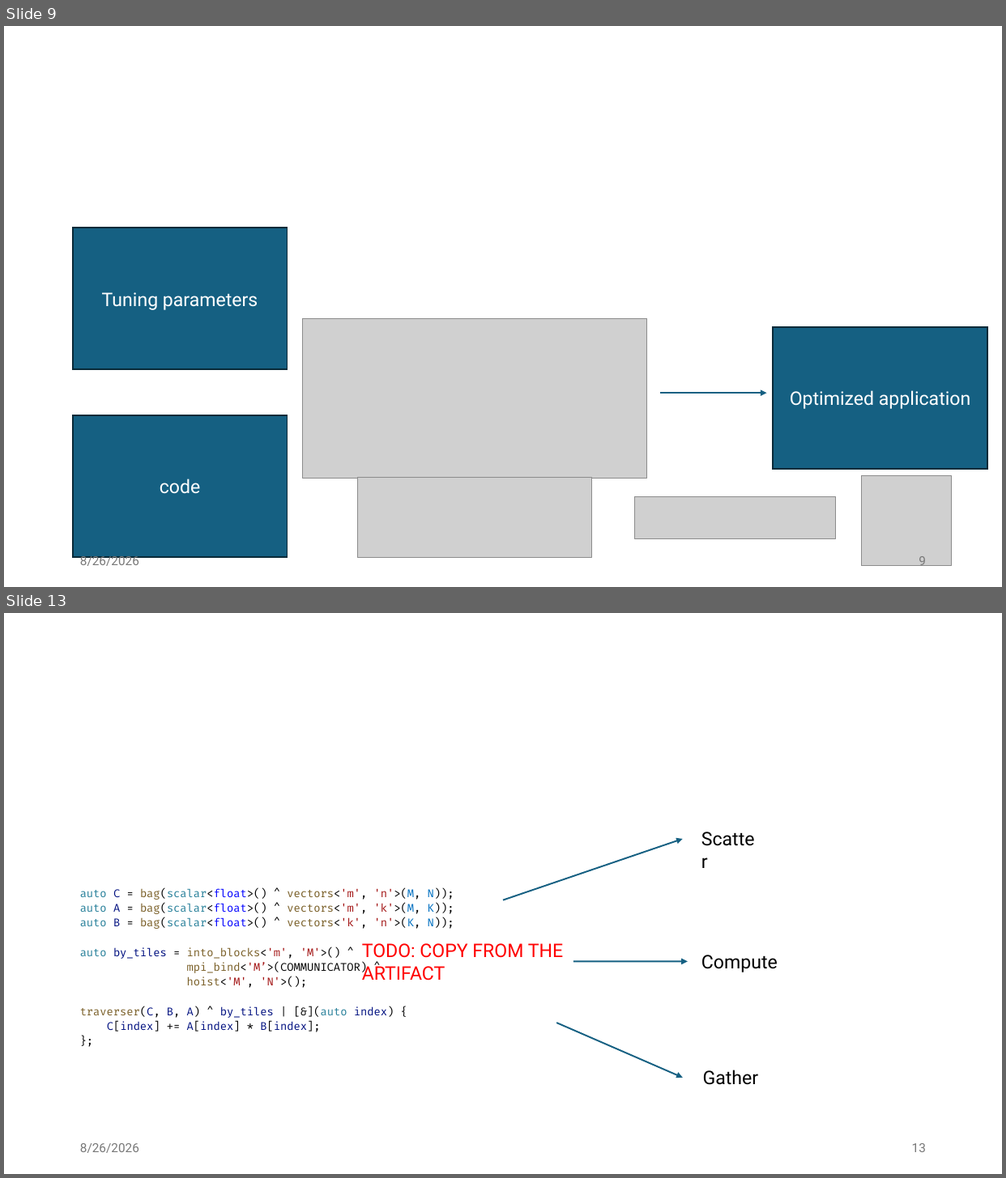
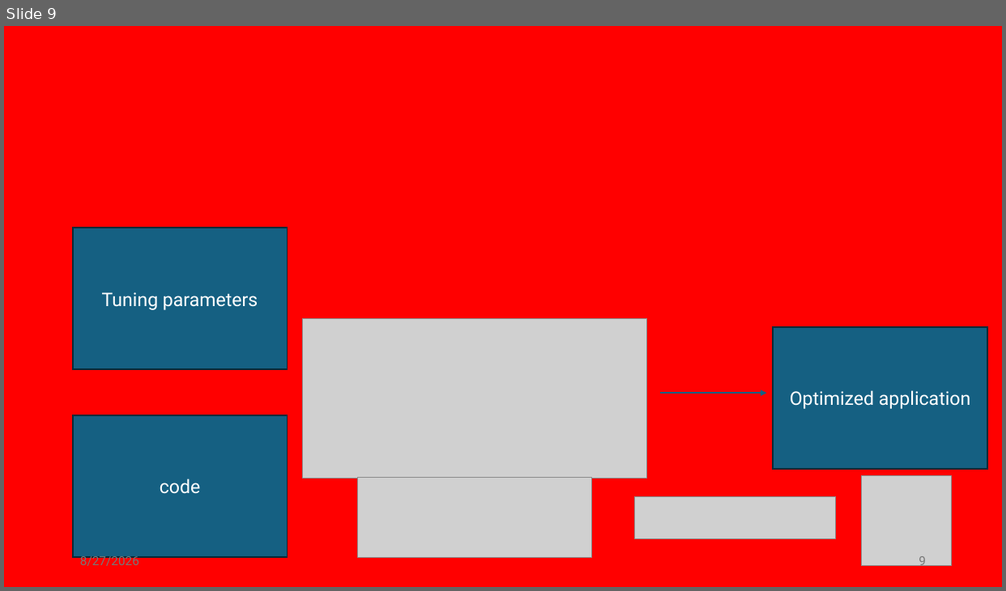
Before and after one commit to jiriklepl/phd-thesis, a slide deck: slides/Optimizing Memory Layouts and Traversal Orders in High-Performance Computing.pptx. Shown one above the other, each under a label of ours: slides 9 and 13 before the commit, slide 9 after it; the slides between them are not shown. The pictures are 1006x1178 and 1006x591 pixels, drawn with LibreOffice and Linux fonts; fonts in the diff are those of the drawing; grey boxes stand for pictures. Boxes give left, top, right and bottom in pixels: in the first picture for what was removed or moved away, otherwise in the second. Text is boxed around its words. In the diff, an @@ line names an element or a change of style, - is before the commit and + after.

```diff
--- a/slides/Optimizing Memory Layouts and Traversal Orders in High-Performance Computing.pptx
+++ b/slides/Optimizing Memory Layouts and Traversal Orders in High-Performance Computing.pptx
@@ slide 13 removed at <box>4,613,1002,1174</box>, background #FFFFFF @@
@@ text removed at <box>694,824,769,854</box> @@
-Scatter
@@ arrow removed from (503, 901) to (683, 839) @@
@@ text removed at <box>80,888,454,1033</box> @@
-auto C = bag(scalar<float>() ^ vectors<'m', 'n'>(M, N));
-auto A = bag(scalar<float>() ^ vectors<'m', 'k'>(M, K));
-auto B = bag(scalar<float>() ^ vectors<'k', 'n'>(K, N));
-auto by_tiles = into_blocks<'m', 'M'>() ^
-mpi_bind<'M’>(COMMUNICATOR) ^
-hoist<'M', 'N'>();
-traverser(C, B, A) ^ by_tiles | [&](auto index) {
-C[index] += A[index] * B[index];
-};
@@ text removed at <box>362,943,563,981</box> @@
-TODO: COPY FROM THE ARTIFACT
@@ arrow removed from (573, 962) to (688, 962) @@
@@ text removed at <box>701,955,778,973</box> @@
-Compute
@@ arrow removed from (556, 1023) to (683, 1078) @@
@@ text removed at <box>703,1070,759,1085</box> @@
-Gather
@@ text removed at <box>80,1144,139,1153</box> @@
-8/26/2026
@@ page number removed at <box>912,1144,926,1152</box> @@
-13
@@ slide 9 changed as well @@
@@ background #FFFFFF to #FF0000 @@
@@ text at <box>80,555,139,566</box>: text changed @@
-8/26/2026
+8/27/2026
```
Also in this commit, not shown: 34 other slides changed, 2 slides added, 1 other slide removed.
